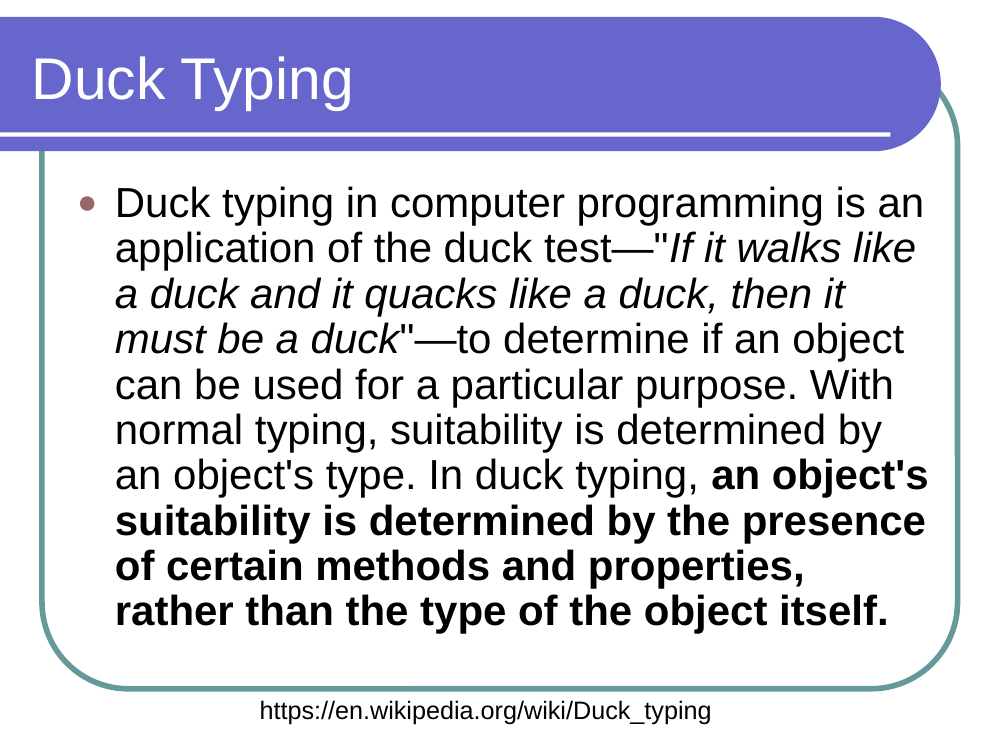
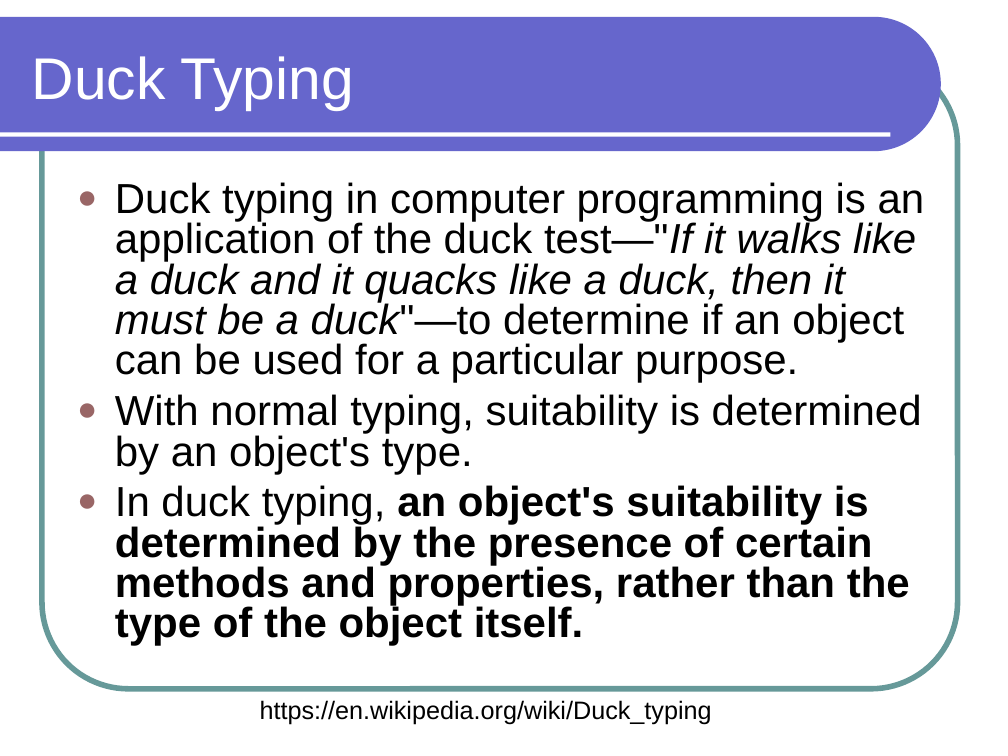
Before and after one commit to lutzhamel/CSC301, a slide deck: slide 8 of notes/csc301-ln019.ppt (slide 9 before the commit). Drawn at 1008x756 pixels with LibreOffice and Linux fonts; fonts in the diff are those of the drawing. Boxes give left, top, right and bottom in pixels: in the first picture for what was removed or moved away, otherwise in the second. Text is boxed around its words. In the diff, an @@ line names an element or a change of style, - is before the commit and + after.

```diff
--- a/notes/csc301-ln019.ppt
+++ b/notes/csc301-ln019.ppt
@@ text at (x1=115, y1=182, x2=925, y2=646): text changed @@
-● Duck typing in computer programming is an application of the duck test—"If it walks like a duck and it quacks like a duck, then it must be a duck"—to determine if an object can be used for a particular purpose. With normal typing, suitability is determined by an object's type. In duck typing, an object's suitability is determined by the presence of certain methods and properties, rather than the type of the object itself.
+● Duck typing in computer programming is an application of the duck test—"If it walks like a duck and it quacks like a duck, then it must be a duck"—to determine if an object can be used for a particular purpose.
+● With normal typing, suitability is determined by an object's type.
+● In duck typing, an object's suitability is determined by the presence of certain methods and properties, rather than the type of the object itself.
```
Also in this commit, not shown: 2 other slides changed, 1 slide removed, 1 other file.
